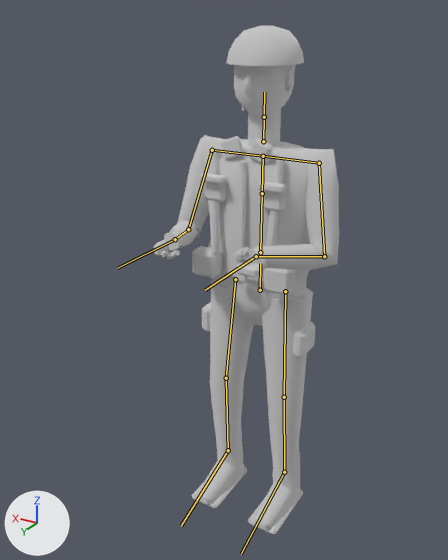
Renders of the glTF model ambush_loop/art/v2/models/operator_rifle_lod1.glb from each side of a commit.
Both versions are drawn from a 50 mm camera at (-0.972, 1.88, 1.878) aimed at (0.057, 0.166, 1.021). The lights are fixed; the arrows at lower left show +X, +Y and +Z. The first picture is the older version. The bones that change, and the others that lie on the model, are drawn over the model as lines.

Names of what the first picture shows: 'operator_rifle_body_lod1'.
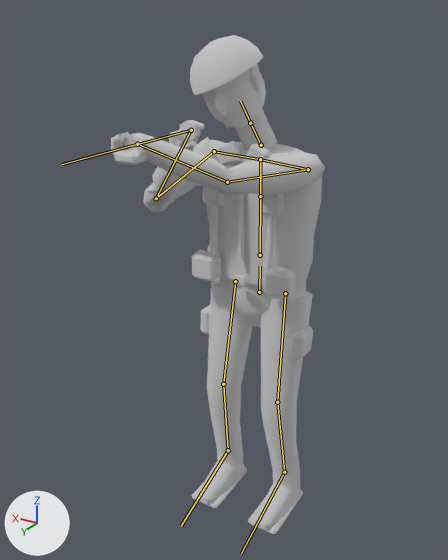
The newer file adds an action. The first version stands in its rest pose; the second is drawn at frame 32 of the action 'aim_rifle'.

Changed parts and their boxes (x1, y1, x2, y2) in the pictures (448 x 560 px):
'operator_rifle_body_lod1', posed (16% wider)
    before: (154, 26, 339, 534)
    after: (111, 35, 325, 534)
bone 'pelvis', root to tip
    before: (260, 290) to (260, 263)
    after: (259, 292) to (260, 266)
bone 'neck', root to tip
    before: (263, 141) to (264, 117)
    after: (261, 145) to (250, 123)
bone 'clavicle.L', root to tip
    before: (263, 156) to (319, 163)
    after: (260, 159) to (308, 169)
bone 'upper_arm.L', root to tip
    before: (319, 163) to (324, 256)
    after: (308, 169) to (227, 182)
bone 'forearm.L', root to tip
    before: (324, 256) to (256, 256)
    after: (227, 182) to (137, 144)
bone 'hand.L', root to tip
    before: (256, 256) to (205, 290)
    after: (137, 144) to (61, 164)
bone 'clavicle.R', root to tip
    before: (263, 156) to (212, 150)
    after: (260, 159) to (214, 151)
bone 'upper_arm.R', root to tip
    before: (212, 150) to (188, 229)
    after: (214, 151) to (156, 198)
bone 'forearm.R', root to tip
    before: (188, 229) to (175, 239)
    after: (156, 198) to (191, 130)
bone 'hand.R', root to tip
    before: (175, 239) to (117, 268)
    after: (191, 130) to (131, 146)
bone 'thigh.L', root to tip
    before: (285, 291) to (284, 397)
    after: (285, 293) to (277, 402)
bone 'shin.L', root to tip
    before: (284, 397) to (284, 472)
    after: (277, 402) to (284, 472)
bone 'thigh.R', root to tip
    before: (235, 279) to (226, 378)
    after: (235, 281) to (223, 384)
bone 'shin.R', root to tip
    before: (226, 378) to (228, 450)
    after: (223, 384) to (228, 450)

The edits, one by one:
Bone 'pelvis' (bone_pelvis) moves from (0.0, 0.0, 0.0) to (0.0, -0.008, 0.0).
Bone 'pelvis' (bone_pelvis) turns from (0, 0, 0) to (-2, 0, 0) degrees about its own x, y and z.
Bone 'neck' (bone_neck) turns from (0, 0, 0) to (-14, -2, -20) degrees about its own x, y and z.
Bone 'clavicle.L' (bone_clavicle_l) turns from (0, 0, 0) to (1, -2, -15) degrees about its own x, y and z.
Bone 'upper_arm.L' (bone_upper_arm_l) turns from (0, 0, 0) to (68, 14, -37) degrees about its own x, y and z.
Bone 'forearm.L' (bone_forearm_l) turns from (0, 0, 0) to (-67, 3, 6) degrees about its own x, y and z.
Bone 'hand.L' (bone_hand_l) turns from (0, 0, 0) to (-14, 5, 13) degrees about its own x, y and z.
Bone 'clavicle.R' (bone_clavicle_r) turns from (0, 0, 0) to (0, 2, -8) degrees about its own x, y and z.
Bone 'upper_arm.R' (bone_upper_arm_r) turns from (0, 0, 0) to (54, -10, 6) degrees about its own x, y and z.
Bone 'forearm.R' (bone_forearm_r) turns from (0, 0, 0) to (19, 25, 8) degrees about its own x, y and z.
Bone 'hand.R' (bone_hand_r) turns from (0, 0, 0) to (-48, -28, -22) degrees about its own x, y and z.
Bone 'thigh.L' (bone_thigh_l) turns from (0, 0, 0) to (7, 0, -2) degrees about its own x, y and z.
Bone 'shin.L' (bone_shin_l) turns from (0, 0, 0) to (-11, 0, 3) degrees about its own x, y and z.
Bone 'foot.L' (bone_foot_l) turns from (0, 0, 0) to (6, -1, 0) degrees about its own x, y and z.
Bone 'thigh.R' (bone_thigh_r) turns from (0, 0, 0) to (7, 0, 2) degrees about its own x, y and z.
Bone 'shin.R' (bone_shin_r) turns from (0, 0, 0) to (-11, 0, -3) degrees about its own x, y and z.
Bone 'foot.R' (bone_foot_r) turns from (0, 0, 0) to (6, 1, 0) degrees about its own x, y and z.
